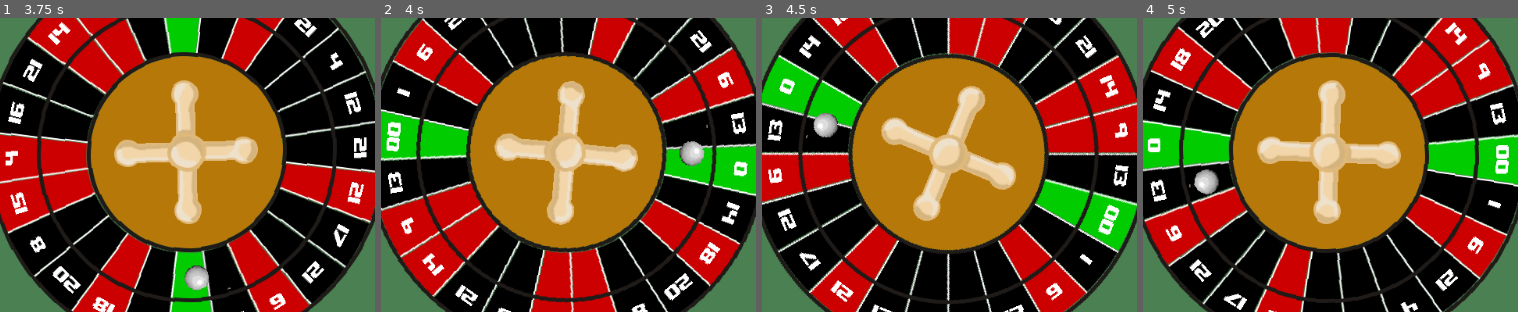
Above: before the commit, frames 1-4 (left to right).
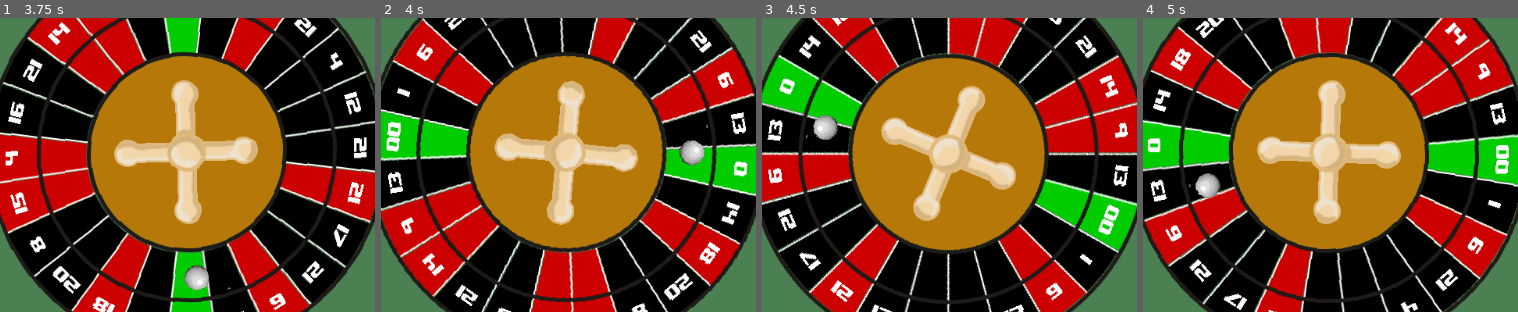
Above: after the commit, the same moments.

Repository: RossRKK/gmtk-game-jam-2025
Game: Godot game, scene res://scenes/roulette_scene.tscn
Two runs of this game, one before a commit and one after it. Both use one fixed random seed, a clock stepped at 60 frames per second and the inputs below.
Inputs:
- Up to frame 1 (3.75 s): click "Spin!" at 0.5 s; click "⬇" at 1.25 s; click "⬆" at 2 s; click "Spin!" at 2.75 s; click "⬇" at 3.5 s
- Up to frame 2 (4 s): no input
- Up to frame 3 (4.5 s): click "⬆" at 4.25 s
- Up to frame 4 (5 s): no input
The pictures show only the part of the screen within x 47-97%, y 13-63%; the shares and areas given below are measured in that part.

Frame 1 is identical in both runs. In frame 2, less than 0.1% of the frame differs, in the area x 79-87%, y 41-51%; in frame 3, 0.3%; in frame 4, 0.4%, in the area x 13-21%, y 51-62%.

Commit message:
Fixed betting logic

Diff:
--- a/scenes/bet_space.tscn
+++ b/scenes/bet_space.tscn
@@ -3,7 +3,7 @@
 [ext_resource type="Script" uid="uid://dsdw1682571ug" path="res://scripts/bet_zone.gd" id="1_wwqtj"]
 [ext_resource type="Theme" uid="uid://774qwrnpcvo5" path="res://scenes/text_theme.tres" id="2_1vpie"]
 
-[node name="BetSpace" type="Node2D"]
+[node name="BetZone" type="Node2D"]
 script = ExtResource("1_wwqtj")
 
 [node name="BackDrop" type="ColorRect" parent="."]
--- a/scenes/betting_board.tscn
+++ b/scenes/betting_board.tscn
@@ -27,25 +27,24 @@
 
 [node name="RedBet" parent="." instance=ExtResource("3_xp68o")]
 position = Vector2(36, 34)
-bet_type = 1
 label_text = "Red"
 background_colour = Color(0.84, 0, 0, 0.529412)
 
 [node name="BlackBet" parent="." instance=ExtResource("3_xp68o")]
 position = Vector2(332, 33)
-bet_type = 2
+bet_type = 1
 label_text = "Black"
 background_colour = Color(0, 0, 0, 0.529412)
 
 [node name="EvenBet" parent="." instance=ExtResource("3_xp68o")]
 position = Vector2(36, 174)
-bet_type = 4
+bet_type = 3
 label_text = "Even"
 background_colour = Color(0, 0.196, 0.84, 0.529412)
 
 [node name="OddBet" parent="." instance=ExtResource("3_xp68o")]
 position = Vector2(332, 173)
-bet_type = 3
+bet_type = 2
 label_text = "Odd"
 background_colour = Color(0.84, 0.546, 0, 0.529412)
 
--- /dev/null
+++ b/scripts/balls/special_balls/coloured_ball.gd
@@ -0,0 +1,30 @@
+class_name ColouredBall
+extends RouletteBall
+
+var game : Game = Game.get_instance()
+
+@export var colour: Segment.RouletteColour
+
+@export var bet_multiplier: float = 1.2
+@export var bet_multiplier_bonus: float = 0.
+
+func bet_type_matches_colour(bet_type: Bet.BetType) -> bool:
+	return (colour == Segment.RouletteColour.Red and bet_type == Bet.BetType.Red) \
+		or (colour == Segment.RouletteColour.Black and bet_type == Bet.BetType.Black) \
+		or (colour == Segment.RouletteColour.Zero and bet_type == Bet.BetType.Zero)
+
+func _init(c: Segment.RouletteColour) -> void:
+	colour = c
+
+
+func segment_affinity(segment: Segment) -> float:
+	return 2. if segment.colour == colour else 1.
+
+func ball_effect(segment: Segment, bet: Bet) -> Bet:
+	if segment.colour != colour or !bet_type_matches_colour(bet.bet_type):
+		return bet
+
+	bet.additional_winnings += bet_multiplier_bonus * bet.bet_amount
+	bet.bet_amount *= bet_multiplier
+
+	return bet
--- a/scripts/bet.gd
+++ b/scripts/bet.gd
@@ -12,24 +12,30 @@
 
 var bet_type: BetType
 var bet_amount: int
+var additional_winnings: int = 0
 
 
 func _init(ba: int, bt: BetType) -> void:
 	bet_amount = ba
 	bet_type = bt
 
-
+func debug_print() -> void:
+	var bet_types = ["Red", "Black", "Odd", "Even", "Zero"]
+	var type_name = bet_types[bet_type] if bet_type < bet_types.size() else "Unknown"
+	print("Bet[%s: $%d, +$%d win, total: $%d]" % [type_name, bet_amount, additional_winnings, bet_amount + additional_winnings])
 
 func resolve(segment: Segment) -> int:
 	var winner = \
 		(bet_type == BetType.Red and segment.colour == Segment.RouletteColour.Red) \
 		or (bet_type == BetType.Black and segment.colour == Segment.RouletteColour.Black) \
-		or (bet_type == BetType.Even and segment.number % 2 == 0) \
-		or (bet_type == BetType.Odd and segment.number % 2 == 1)
+		or (bet_type == BetType.Zero and segment.colour == Segment.RouletteColour.Zero) \
+		or (bet_type == BetType.Even and segment.number % 2 == 0 and segment.number != 0) \
+		or (bet_type == BetType.Odd and segment.number % 2 == 1 and segment.number != 0)
 
 	if winner:
-		game.player_inventory.update_money(bet_amount)
-		return bet_amount
+		var total_winnings = bet_amount + additional_winnings
+		game.player_inventory.update_money(total_winnings)
+		return total_winnings
 	else:
 		game.player_inventory.update_money(-bet_amount)
 		return -bet_amount
--- a/scripts/bet_zone.gd
+++ b/scripts/bet_zone.gd
@@ -29,7 +29,7 @@
 
 var remaining_funds: int = game.player_inventory.available_money
 
-var bet: Bet = Bet.new(0, bet_type):
+@onready var bet: Bet = Bet.new(0, bet_type):
 	set(value):
 		bet = value
 		update_bet_text()
--- a/scripts/roulette_wheel/roulette_wheel.gd
+++ b/scripts/roulette_wheel/roulette_wheel.gd
@@ -29,7 +29,7 @@
 }
 
 var state: WheelState = WheelState.Upright
-var ball: RouletteBall = RouletteBall.new()
+var ball: RouletteBall = ColouredBall.new(Segment.RouletteColour.Red)
 var bets: Array[Bet]
 
 var result_segment: Segment
--- a/scripts/roulette_wheel/segment.gd
+++ b/scripts/roulette_wheel/segment.gd
@@ -91,6 +91,8 @@
 
 	var total_winnings := 0
 	for bet in bets:
+		bet.debug_print()
+		bet = ball.ball_effect(self, bet)
 		bet = segment_effect.apply_bet_muliplication(bet)
 		total_winnings += bet.resolve(self)
 
--- a/scripts/roulette_wheel/segment_effect.gd
+++ b/scripts/roulette_wheel/segment_effect.gd
@@ -19,20 +19,12 @@
 # See Bet Multiplier Cost for how much this costs the user
 @export var bet_multiplier: float = 1
 
-# How much the muliplier costs.
-# i.e. 1 would cost the user the amount their bet was increased
-# 0 would be free, negative values would give the user more money
-@export var bet_multiplier_cost: float = 1
+# How extra winnings to give the player if they one the bet
+@export var bet_multiplier_bonus: float = 0
 
 
 func apply_bet_muliplication(bet: Bet) -> Bet:
-	var new_bet_amount = bet.bet_amount * bet_multiplier
-	var bet_diff = new_bet_amount - bet.bet_amount
-
-	var cost_to_player = bet_diff * bet_multiplier_cost
-
-	game.player_inventory.update_money(-cost_to_player)
-
-	bet.bet_amount = new_bet_amount as int
+	bet.additional_winnings += bet_multiplier_bonus * bet.bet_amount
+	bet.bet_amount *= bet_multiplier
 
 	return bet
Not shown, added: scripts/balls/special_balls/coloured_ball.gd.uid
